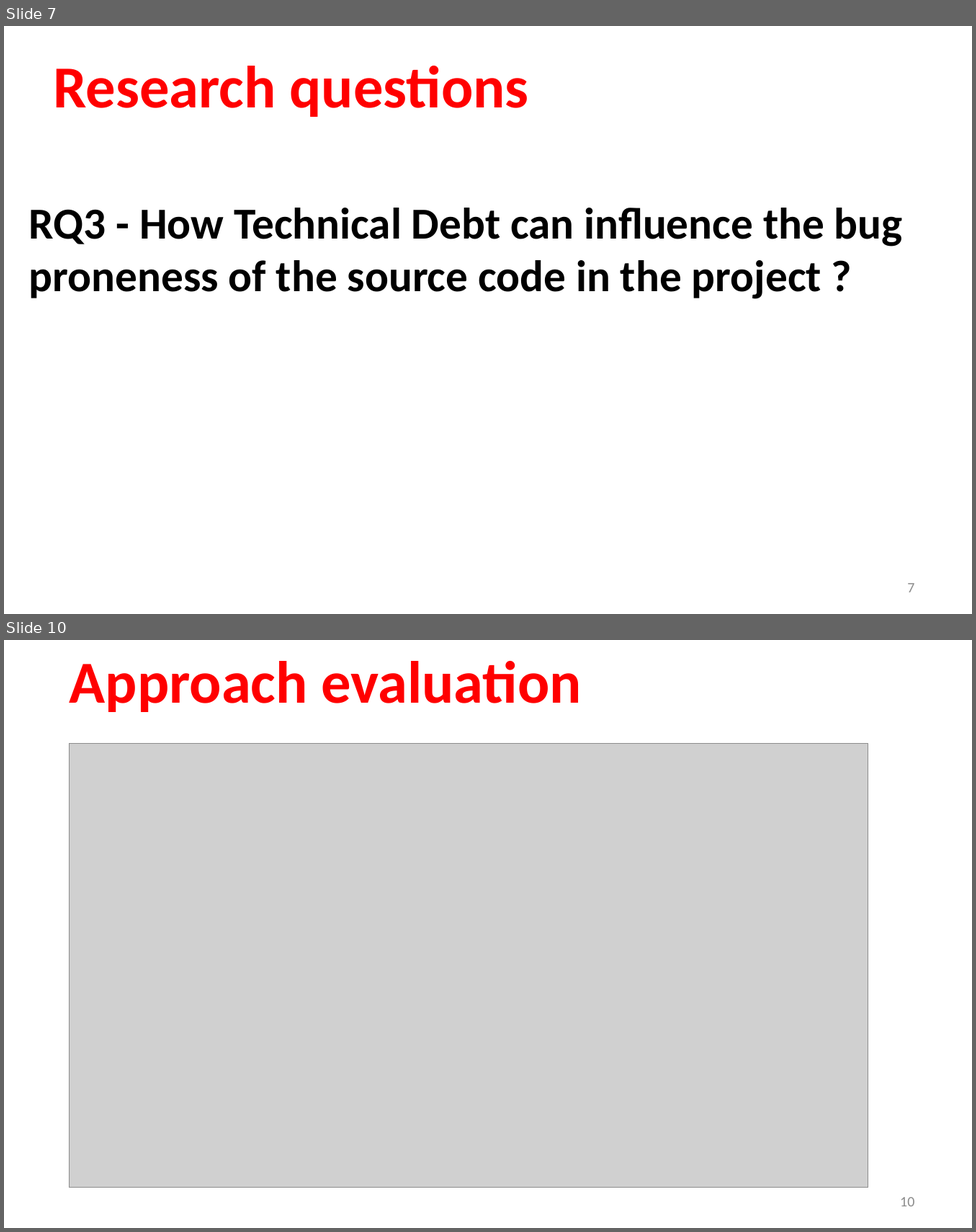
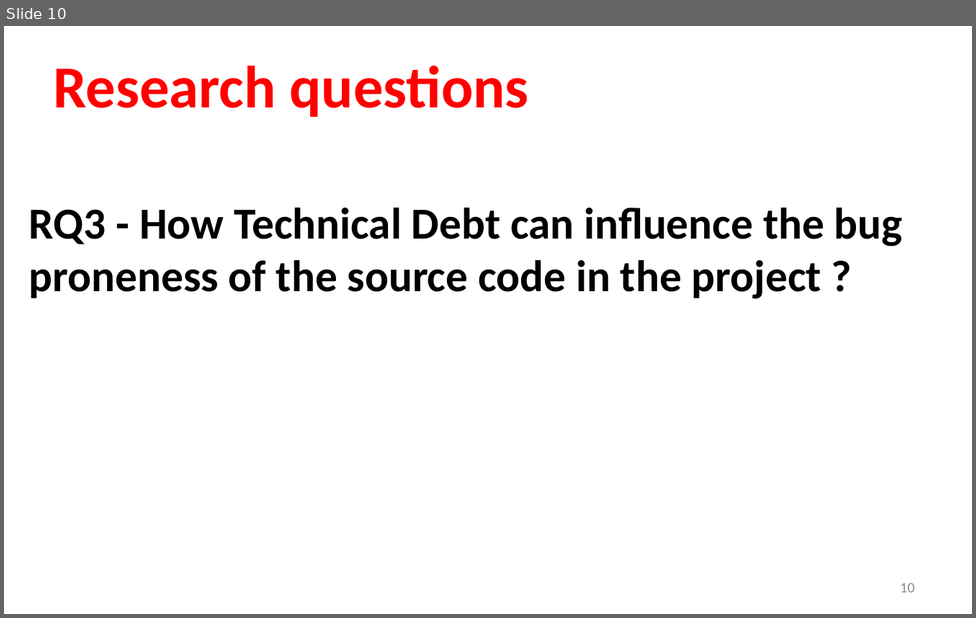
Before and after one commit to sshishe/js-evolution, a slide deck: presentation.pptx. Shown one above the other, each under a label of ours: slides 7 and 10 before the commit, slide 10 after it; the slides between them are not shown. The pictures are 976x1232 and 976x618 pixels, drawn with LibreOffice and Linux fonts; fonts in the diff are those of the drawing; grey boxes stand for pictures. Boxes give left, top, right and bottom in pixels: in the first picture for what was removed or moved away, otherwise in the second. Text is boxed around its words. In the diff, an @@ line names an element or a change of style, - is before the commit and + after.

```diff
--- a/presentation.pptx
+++ b/presentation.pptx
@@ slide 10 removed at (x1=4, y1=640, x2=972, y2=1228), background #FFFFFF @@
@@ title removed at (x1=70, y1=661, x2=581, y2=712) @@
-Approach evaluation
@@ picture removed at (x1=69, y1=744, x2=868, y2=1187) @@
@@ page number removed at (x1=900, y1=1197, x2=914, y2=1206) @@
-10
@@ what was slide 7 is now slide 10 @@
@@ page number at (x1=900, y1=583, x2=914, y2=592): text changed @@
-7
+10
```
Also in this commit, not shown: 1 slide changed, 4 slides added, 3 other slides removed.
